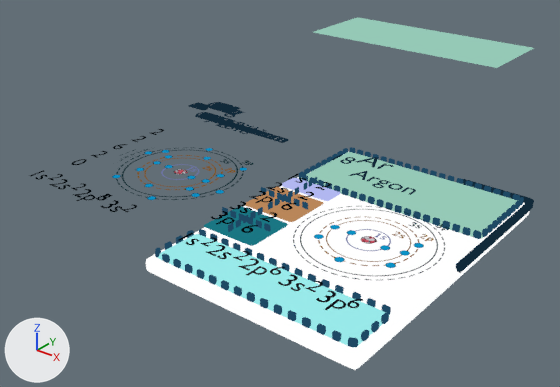
What one commit did to the Blender file 2nde_2022/C3_atomes_molecules/carte_tableau_periodique.blend.
Rendered twice from a 50 mm lens placed at (9.36, -14.55, 9.32), pointed at (-2.19, -0.11, 0.36). The lights are fixed; the arrows at lower left show +X, +Y and +Z. Both versions are drawn at frame 8 of the action 'PlaneAction'; the numbers are the values there. Text is drawn in Blender's own font.

Names of what the first picture shows: 'Atome part', 'Atome part contour', 'Atome part contour.001', 'Bohr diagram.008', 'Bohr diagram.017', 'Card contour', 'Config.002', 'Configuration.005', 'Electronic shell', 'Global', 'Information part', 'Plane', 'Z.017'.
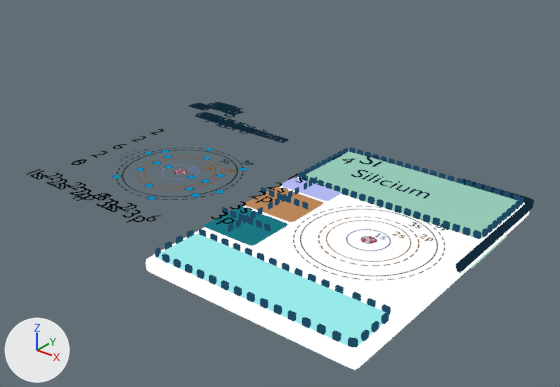
Boxes [x1, y1, x2, y2] around the edits, measured in the pictures (560 x 387 px):
'Plane', moved
    before: [313, 17, 534, 68]
    after: [471, 236, 507, 269]
'Configuration.005', moved
    before: [179, 233, 346, 310]
    after: [26, 169, 146, 223]
'Configuration.002', moved
    before: [200, 237, 363, 308]
    after: [43, 172, 161, 222]
'Config.002', moved
    before: [241, 182, 331, 233]
    after: [71, 129, 164, 165]
'Atome.013', moved
    before: [202, 114, 259, 132]
    after: [351, 170, 430, 199]
'Atome.017', moved
    before: [349, 171, 416, 195]
    after: [210, 116, 252, 132]
'At.017', moved
    before: [356, 157, 394, 169]
    after: [216, 106, 243, 114]
'At.013', moved (not visible before)
    after: [359, 156, 386, 167]
'Z.017', moved
    before: [332, 154, 356, 164]
    after: [200, 104, 210, 111]
'Z.013', moved (not visible before)
    after: [332, 154, 356, 164]

Edits to the bpy script that builds the scene:
```text
Add img_schema_oxygene_png:
    img_schema_oxygene_png = load_image('schema_oxygene.png', 'images/schema_oxygene.png', 540, 540, 'sRGB')
Change mat_material_o:
    where n6 = _N.new('ShaderNodeTexImage'); n6.name = 'Image Texture'
    n6.image: img_electronique0008_png -> img_schema_oxygene_png
Change ob_plane:
    ob_plane.location: (0.0, 0.0, 4.25) -> (0.0, 0.0, -1.0)
Change ob_z_013:
    ob_z_013.location: (-9.05, 3.3, 0.36) -> (-2.59, 2.59, 0.36)
Change ob_config_002:
    ob_config_002.location: (-1.73, 0.77, 0.36) -> (-8.19, 0.74, 0.36)
Change ob_configuration_005:
    ob_configuration_005.location: (-2.65, -3.57, 0.36) -> (-8.64, -3.57, 0.36)
Change ob_z_017:
    ob_z_017.location: (-2.59, 2.59, 0.36) -> (-8.9, 3.3, 0.36)
```
